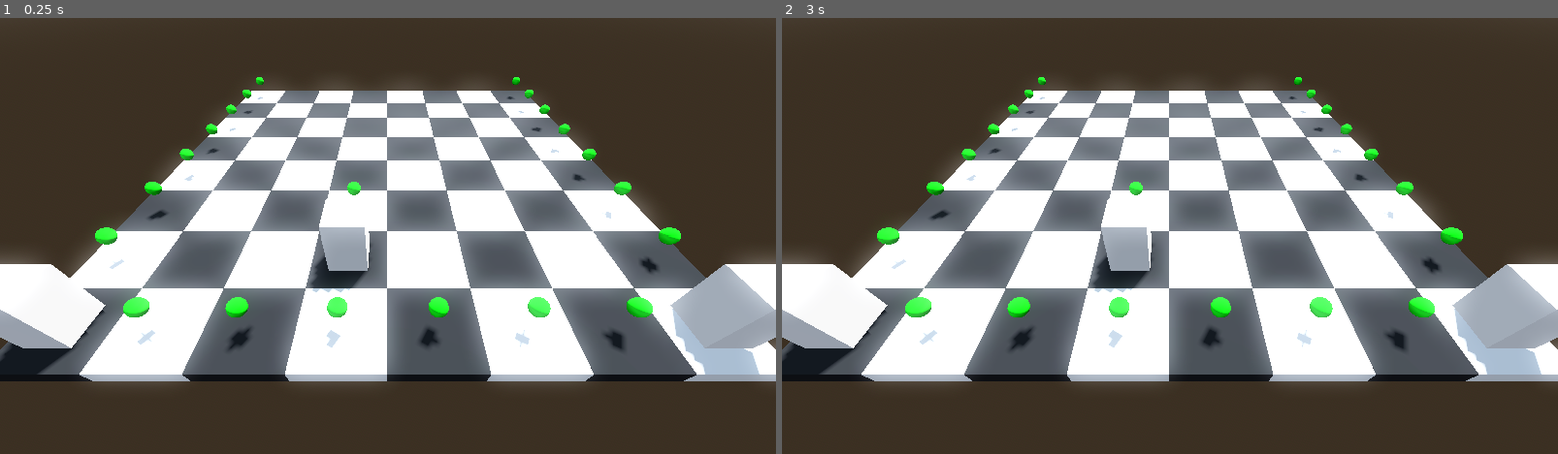
Above: before the commit, frames 1-2 (left to right).
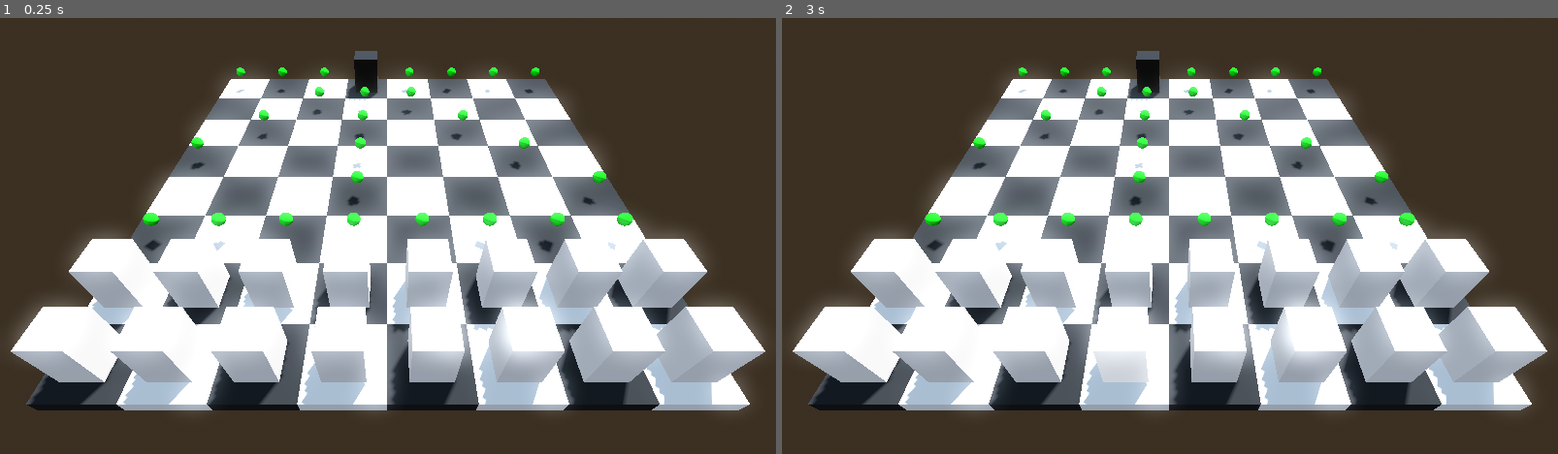
Above: after the commit, the same moments.

Repository: electricmasquerade/duelchess
Game: Godot game, scene res://Board/board.tscn
Same seed, same stepped clock (60 frames per second), same inputs: the game is played once before the commit and once after it.
Inputs (mouse positions are in pixels of both pictures, inside the frame that each line leads up to):
- Up to frame 1 (0.25 s): no input
- Up to frame 2 (3 s): tap Enter at 0.5, 2 s; move the mouse to (1340, 214) at 0.52 s; click (1340, 214) at 0.6 s; tap Space at 1.25, 2.75 s; move the mouse to (1014, 257) at 1.27 s; click (1014, 257) at 1.35 s; move the mouse to (1247, 140) at 2.02 s; click (1247, 140) at 2.1 s; move the mouse to (1131, 323) at 2.77 s; click (1131, 323) at 2.85 s

The runs differ from the first frame. In frame 1, 43% of the frame differs, in the area x 0-100%, y 7-90%; in frame 2, 43%.

Commit message:
added piece highlighting

Diff:
--- a/Board/board.gd
+++ b/Board/board.gd
@@ -53,3 +53,10 @@
 
 		var result = space_state.intersect_ray(query)
 		print(result)
+#		# check if piece is selected and highlight it
+#		if result.size() > 0:
+#			var collider = result["collider"]
+#			if collider is ChessPiece:
+#				var piece: ChessPiece = collider
+#				piece.highlighted = true
+#				print("Piece selected at grid position: ", piece.grid_position)
--- a/Board/board.tscn
+++ b/Board/board.tscn
@@ -39,8 +39,59 @@
 transform = Transform3D(1, 0, 0, 0, 1, 0, 0, 0, 1, 0.5, 0.5, 7.5)
 type = 1
 
-[node name="Piece3" parent="Pieces" instance=ExtResource("2_glpmc")]
+[node name="Piece9" parent="Pieces" instance=ExtResource("2_glpmc")]
+transform = Transform3D(1, 0, 0, 0, 1, 0, 0, 0, 1, 0.5, 0.5, 6.5)
+
+[node name="Piece10" parent="Pieces" instance=ExtResource("2_glpmc")]
+transform = Transform3D(1, 0, 0, 0, 1, 0, 0, 0, 1, 1.5, 0.5, 6.5)
+
+[node name="Piece11" parent="Pieces" instance=ExtResource("2_glpmc")]
+transform = Transform3D(1, 0, 0, 0, 1, 0, 0, 0, 1, 2.5, 0.5, 6.5)
+
+[node name="Piece12" parent="Pieces" instance=ExtResource("2_glpmc")]
 transform = Transform3D(1, 0, 0, 0, 1, 0, 0, 0, 1, 3.5, 0.5, 6.5)
 
+[node name="Piece13" parent="Pieces" instance=ExtResource("2_glpmc")]
+transform = Transform3D(1, 0, 0, 0, 1, 0, 0, 0, 1, 4.5, 0.5, 6.5)
+
+[node name="Piece14" parent="Pieces" instance=ExtResource("2_glpmc")]
+transform = Transform3D(1, 0, 0, 0, 1, 0, 0, 0, 1, 5.5, 0.5, 6.5)
+
+[node name="Piece15" parent="Pieces" instance=ExtResource("2_glpmc")]
+transform = Transform3D(1, 0, 0, 0, 1, 0, 0, 0, 1, 6.5, 0.5, 6.5)
+
+[node name="Piece16" parent="Pieces" instance=ExtResource("2_glpmc")]
+transform = Transform3D(1, 0, 0, 0, 1, 0, 0, 0, 1, 7.5, 0.5, 6.5)
+
+[node name="Piece3" parent="Pieces" instance=ExtResource("2_glpmc")]
+transform = Transform3D(1, 0, 0, 0, 1, 0, 0, 0, 1, 1.5, 0.5, 7.5)
+type = 2
+
+[node name="Piece4" parent="Pieces" instance=ExtResource("2_glpmc")]
+transform = Transform3D(1, 0, 0, 0, 1, 0, 0, 0, 1, 6.5, 0.5, 7.5)
+type = 2
+
+[node name="Piece5" parent="Pieces" instance=ExtResource("2_glpmc")]
+transform = Transform3D(1, 0, 0, 0, 1, 0, 0, 0, 1, 5.5, 0.5, 7.5)
+type = 3
+
+[node name="Piece6" parent="Pieces" instance=ExtResource("2_glpmc")]
+transform = Transform3D(1, 0, 0, 0, 1, 0, 0, 0, 1, 2.5, 0.5, 7.5)
+type = 3
+
+[node name="Piece7" parent="Pieces" instance=ExtResource("2_glpmc")]
+transform = Transform3D(1, 0, 0, 0, 1, 0, 0, 0, 1, 4.5, 0.5, 7.5)
+type = 5
+
+[node name="Piece8" parent="Pieces" instance=ExtResource("2_glpmc")]
+transform = Transform3D(1, 0, 0, 0, 1, 0, 0, 0, 1, 3.5, 0.5, 7.5)
+type = 4
+
+[node name="Piece17" parent="Pieces" instance=ExtResource("2_glpmc")]
+transform = Transform3D(1, 0, 0, 0, 1, 0, 0, 0, 1, 3.5, 0.5, 0.5)
+type = 4
+color = 1
+
 [node name="Camera3D" type="Camera3D" parent="."]
-transform = Transform3D(1, 0, 0, 0, 0.7071068, 0.7071068, 0, -0.7071068, 0.7071068, 4, 3, 9)
+transform = Transform3D(1, 0, 0, 0, 0.681909, 0.731437, 0, -0.731437, 0.681909, 4, 4.4177256, 9.483835)
+fov = 60.0
--- a/Pieces/piece.gd
+++ b/Pieces/piece.gd
@@ -23,6 +23,15 @@
 
 var grid_position: Vector3i = Vector3i.ZERO
 
+var highlighted := false:
+	set(value):
+		if value:
+			highlight.visible = true
+		else:
+			highlight.visible = false
+
+@onready var highlight: MeshInstance3D = $Highlight
+
 
 # Called when the node enters the scene tree for the first time.
 func _ready() -> void:
@@ -32,9 +41,19 @@
 	else:
 		var material = load(white_material_id)
 		$Mesh.material_override = material
+	highlight.visible = false
+	# connect mouse entered and exit to highlight setter
 
 
 
 # Called every frame. 'delta' is the elapsed time since the previous frame.
 func _process(delta: float) -> void:
 	pass
+
+
+func _on_mouse_entered() -> void:
+	highlighted = true
+
+
+func _on_mouse_exited() -> void:
+	highlighted = false
--- a/Pieces/piece.tscn
+++ b/Pieces/piece.tscn
@@ -1,20 +1,33 @@
-[gd_scene load_steps=4 format=3 uid="uid://bf2kjmnxa6kl4"]
+[gd_scene load_steps=5 format=3 uid="uid://bf2kjmnxa6kl4"]
 
 [ext_resource type="Script" uid="uid://bwpfas0w2vak3" path="res://Pieces/piece.gd" id="1_2uo6i"]
-
-[sub_resource type="BoxMesh" id="BoxMesh_2uo6i"]
-size = Vector3(0.5, 0.75, 0.5)
 
 [sub_resource type="BoxShape3D" id="BoxShape3D_2uo6i"]
 size = Vector3(0.5, 0.8, 0.5)
 
-[node name="Piece" type="Node3D" groups=["chess_pieces"]]
+[sub_resource type="BoxMesh" id="BoxMesh_2uo6i"]
+size = Vector3(0.52, 0.77, 0.52)
+
+[sub_resource type="StandardMaterial3D" id="StandardMaterial3D_2uo6i"]
+transparency = 1
+albedo_color = Color(1, 1, 1, 0.13333334)
+emission_enabled = true
+emission = Color(1, 1, 1, 1)
+emission_energy_multiplier = 2.0
+
+[node name="Piece" type="Area3D" groups=["chess_pieces"]]
 script = ExtResource("1_2uo6i")
+
+[node name="CollisionShape3D" type="CollisionShape3D" parent="."]
+shape = SubResource("BoxShape3D_2uo6i")
 
 [node name="Mesh" type="MeshInstance3D" parent="."]
 mesh = SubResource("BoxMesh_2uo6i")
 
-[node name="Area3D" type="Area3D" parent="."]
+[node name="Highlight" type="MeshInstance3D" parent="."]
+visible = false
+material_override = SubResource("StandardMaterial3D_2uo6i")
+mesh = SubResource("BoxMesh_2uo6i")
 
-[node name="CollisionShape3D" type="CollisionShape3D" parent="Area3D"]
-shape = SubResource("BoxShape3D_2uo6i")
+[connection signal="mouse_entered" from="." to="." method="_on_mouse_entered"]
+[connection signal="mouse_exited" from="." to="." method="_on_mouse_exited"]
